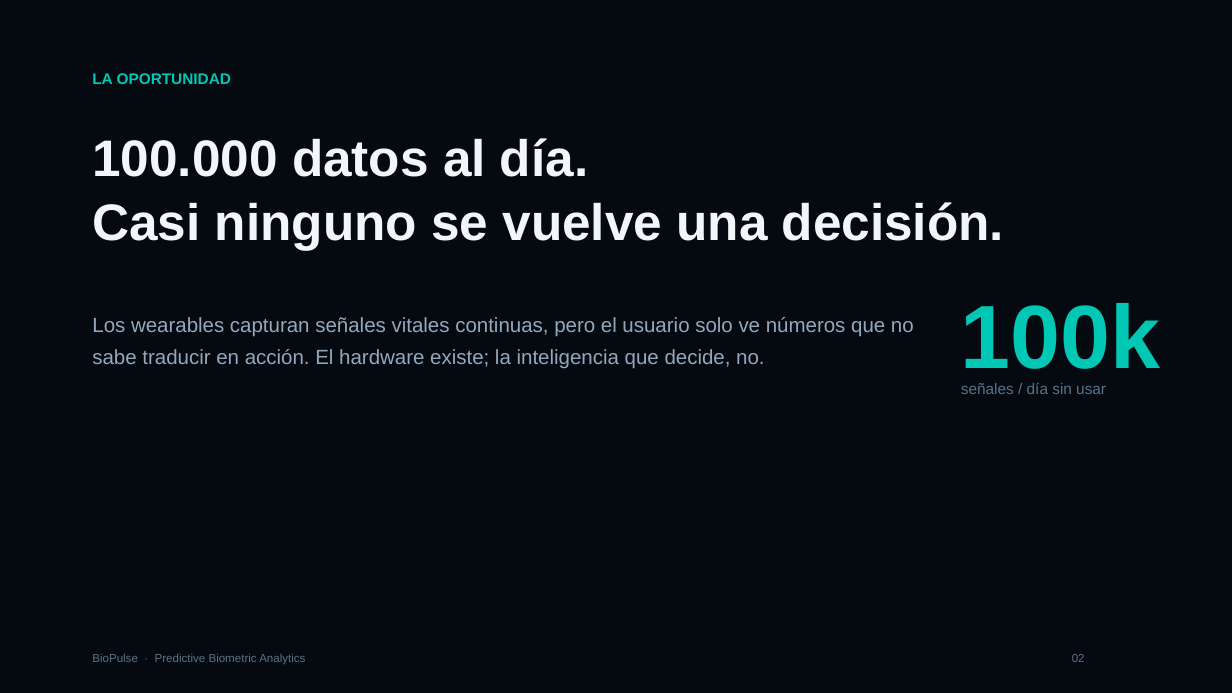
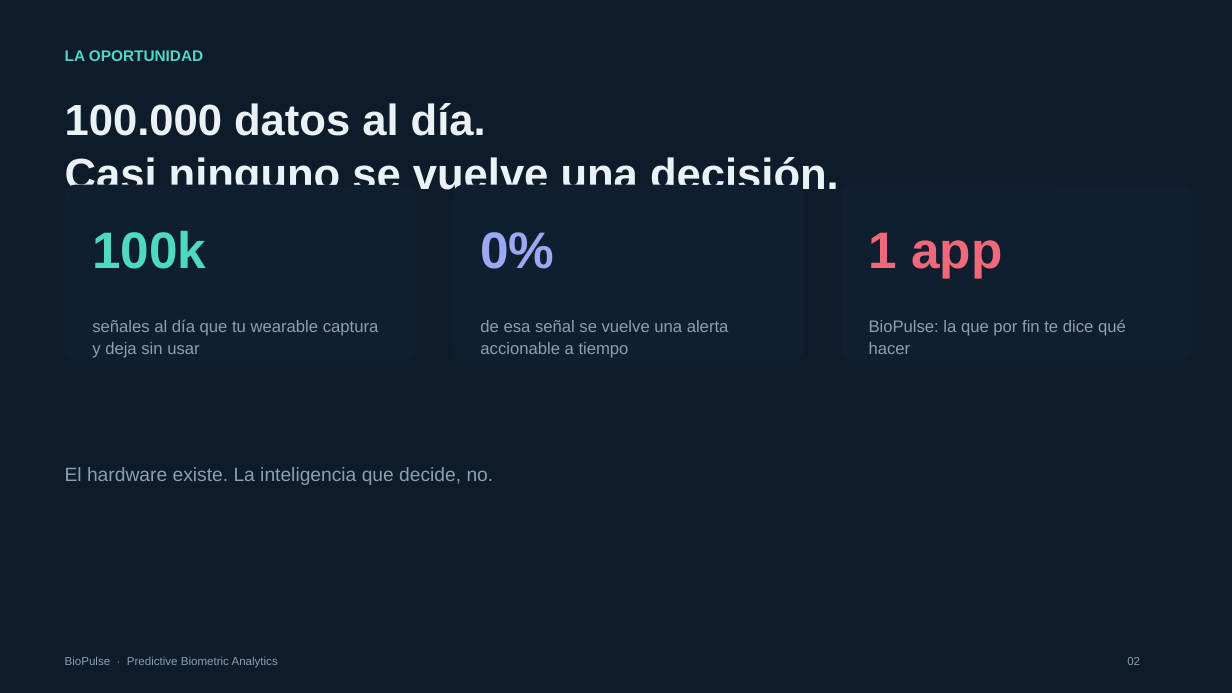
Before and after one commit to Emelecto/Bio-Pulse, a slide deck: slide 2 of pitch/BioPulse_Pitch_App_Actual.pptx. Drawn at 1232x693 pixels with LibreOffice and Linux fonts; fonts in the diff are those of the drawing. Boxes give left, top, right and bottom in pixels: in the first picture for what was removed or moved away, otherwise in the second. Text is boxed around its words. In the diff, an @@ line names an element or a change of style, - is before the commit and + after.

Commit message:
Pitch App Actual: rediseno minimalista con estilo de la presentacion anterior (sin imagenes AI)
- Mismas coordenadas/grilla que BioPulse_Pitch_Final: kicker T0.5, headline T1.0,
  cards W3.80 H1.90 en columnas 0.70/4.90/9.10, punto acento, footer T7.08
- 0 imagenes: estilo limpio, solo tipografia y tarjetas de color
- Contenido 100% app actual: BioScore, Riesgo, Sleep, Coach, Tu Laboratorio
  (mapa energia + forecast), Bienestar+Coach, diferenciacion, traccion, mercado, modelo, inversion
- Eliminadas imagenes AI (bp_hero_bg.png, bp_rings.png) del deck

```diff
--- a/pitch/BioPulse_Pitch_App_Actual.pptx
+++ b/pitch/BioPulse_Pitch_App_Actual.pptx
@@ rectangle at [0,0,1232,693]: fill #050A10 to #0D1B2A @@
@@ text "LA OPORTUNIDAD": place and size @@
-text "LA OPORTUNIDAD" at [92,73,231,84]
+text "LA OPORTUNIDAD" at [65,50,203,61]
@@ text "LA OPORTUNIDAD" at [65,50,203,61]: text colour #00C8B4 to #4FD8C4 @@
@@ text "100.000 datos al día. Casi ...": place and size @@
-text "100.000 datos al día. Casi ..." at [92,138,1004,250]
+text "100.000 datos al día. Casi ..." at [65,103,839,190]
@@ text "100.000 datos al día. Casi ..." at [65,103,839,190]: size 40 to 34 pt, text colour #F2F6F8 to #EAF2F5; line spacing 1.04 to 1.02 @@
@@ rounded rectangle added at [65,185,416,360], fill #101F30 @@
@@ rounded rectangle added at [453,185,804,360], fill #101F30 @@
@@ rounded rectangle added at [841,185,1192,360], fill #101F30 @@
@@ text "100k": place and size @@
-text "100k" at [961,303,1161,384]
+text "100k" at [92,231,206,269]
@@ text "100k" at [92,231,206,269]: size 70 to 40 pt, text colour #00C8B4 to #4FD8C4; vertical alignment middle to top @@
@@ text added at [480,232,554,269], 40 pt, text #9BA8F2, bold @@
+0%
@@ text added at [869,232,1002,278], 40 pt, text #F0687A, bold @@
+1 app
@@ text at [92,320,379,358]: text changed; size 12 to 13 pt; text colour #5A7288 to #8AA0B2 @@
-señales / día sin usar
+señales al día que tu wearable captura y deja sin usar
@@ text removed at [92,317,914,369] @@
-Los wearables capturan señales vitales continuas, pero el usuario solo ve números que no sabe traducir en acción. El hardware existe; la inteligencia que decide, no.
@@ text added at [480,320,729,358], 13 pt, text #8AA0B2 @@
+de esa señal se vuelve una alerta accionable a tiempo
@@ text added at [869,320,1126,354], 13 pt, text #8AA0B2 @@
+BioPulse: la que por fin te dice qué hacer
@@ text added at [65,467,494,485], 15 pt, text #8AA0B2 @@
+El hardware existe. La inteligencia que decide, no.
@@ text "BioPulse · Predictive Biometric Analytics": place and size @@
-text "BioPulse · Predictive Biometric Analytics" at [92,653,305,664]
+text "BioPulse · Predictive Biometric Analytics" at [65,656,278,668]
@@ text "BioPulse · Predictive Biometric Analytics" at [65,656,278,668]: text colour #5A7288 to #8AA0B2 @@
@@ text "02" at [1127,657,1140,665]: text colour #5A7288 to #8AA0B2 @@
@@ text "02": place and size @@
-text "02" at [1072,654,1085,662]
+text "02" at [1127,657,1140,665]
```
Also in this commit, not shown: 10 other slides changed, 1 other file.
